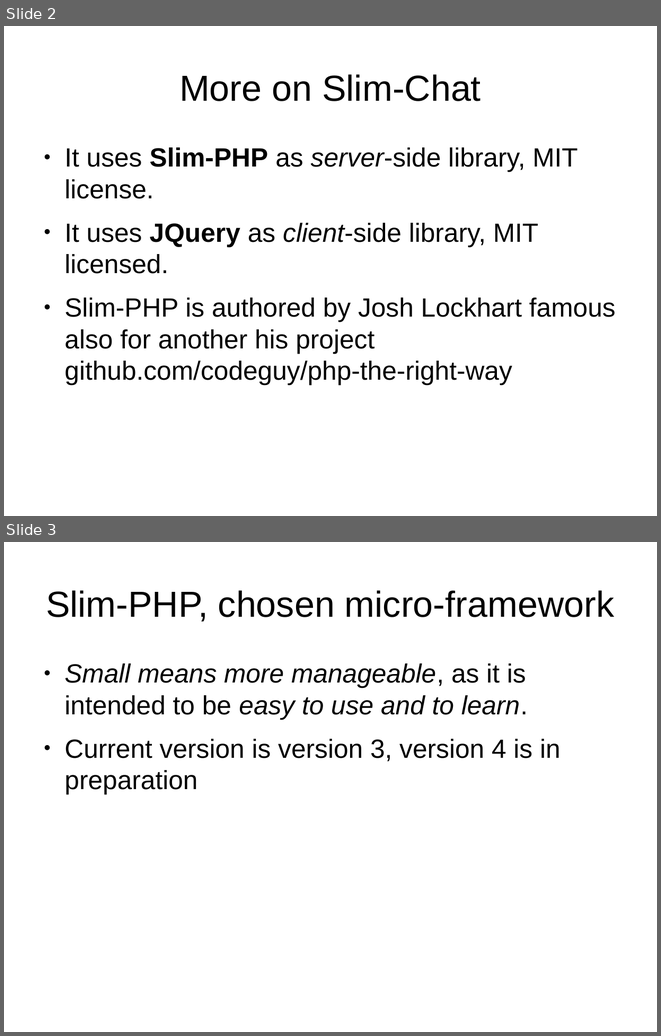
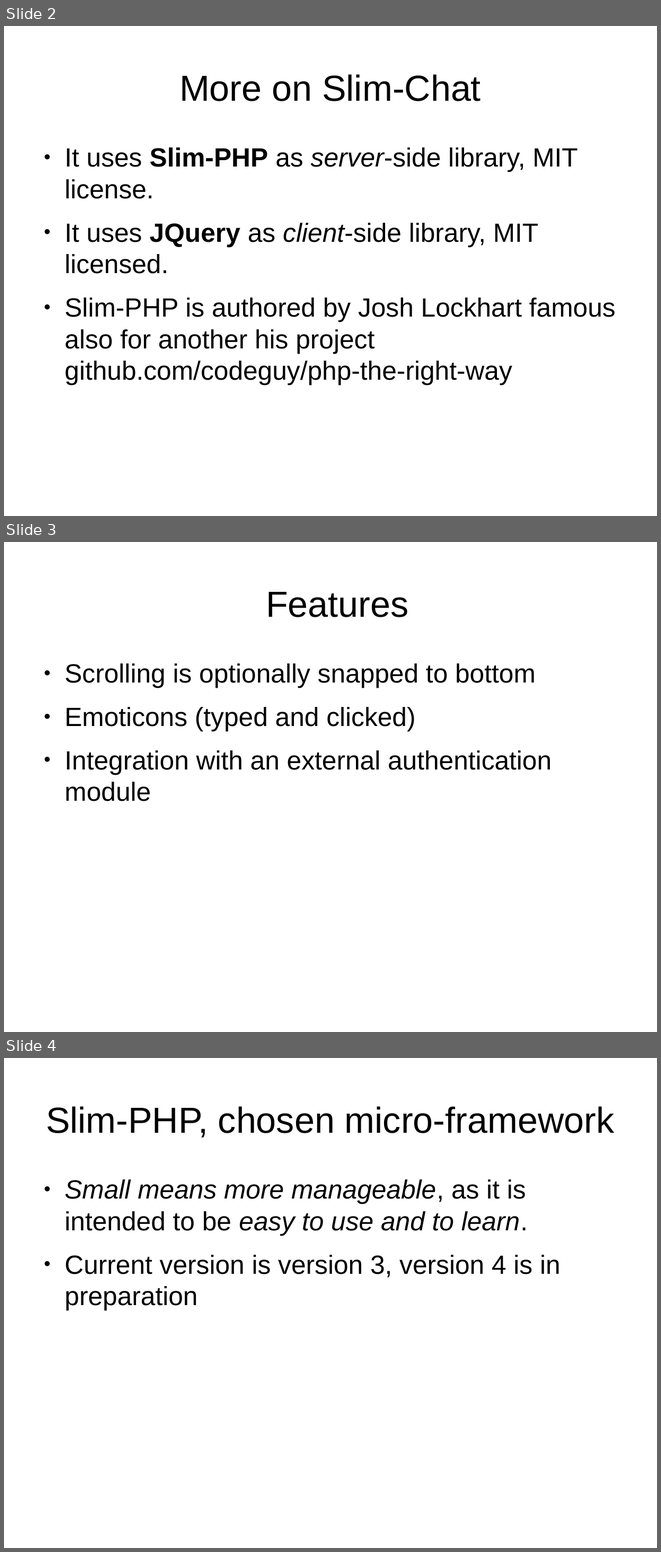
Before and after one commit to arkenidar/slim-chat, a slide deck: documentation/slim-chat_presentation.odp. Shown one above the other, each under a label of ours: slides 2 and 3 before the commit, slides 2, 3 and 4 after it. The pictures are 661x1036 and 661x1552 pixels, drawn with LibreOffice and Linux fonts; fonts in the diff are those of the drawing. Boxes give left, top, right and bottom in pixels: in the first picture for what was removed or moved away, otherwise in the second. Text is boxed around its words. In the diff, an @@ line names an element or a change of style, - is before the commit and + after.

```diff
--- a/documentation/slim-chat_presentation.odp
+++ b/documentation/slim-chat_presentation.odp
@@ slide 3 added at (4, 542, 657, 1032), background #FFFFFF @@
@@ title added at (266, 592, 408, 617), 44 pt, text #000000 @@
+Features
@@ text added at (64, 663, 551, 801), 32 pt, text #000000 @@
+● Scrolling is optionally snapped to bottom
+● Emoticons (typed and clicked)
+● Integration with an external authentication module
@@ what was slide 3 is now slide 4 @@
```
Also in this commit, not shown: 1 slide changed, 1 other file.
